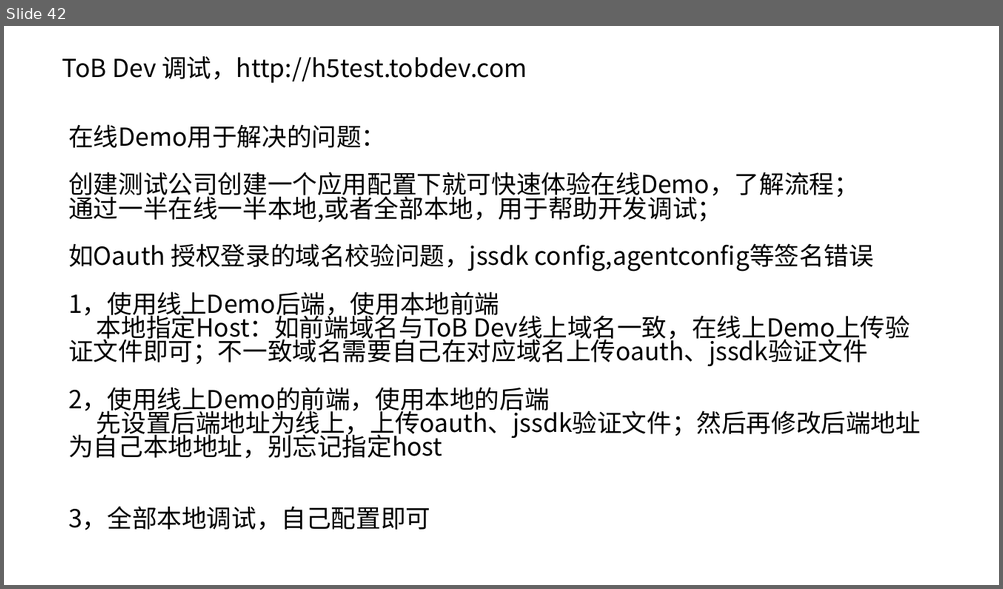
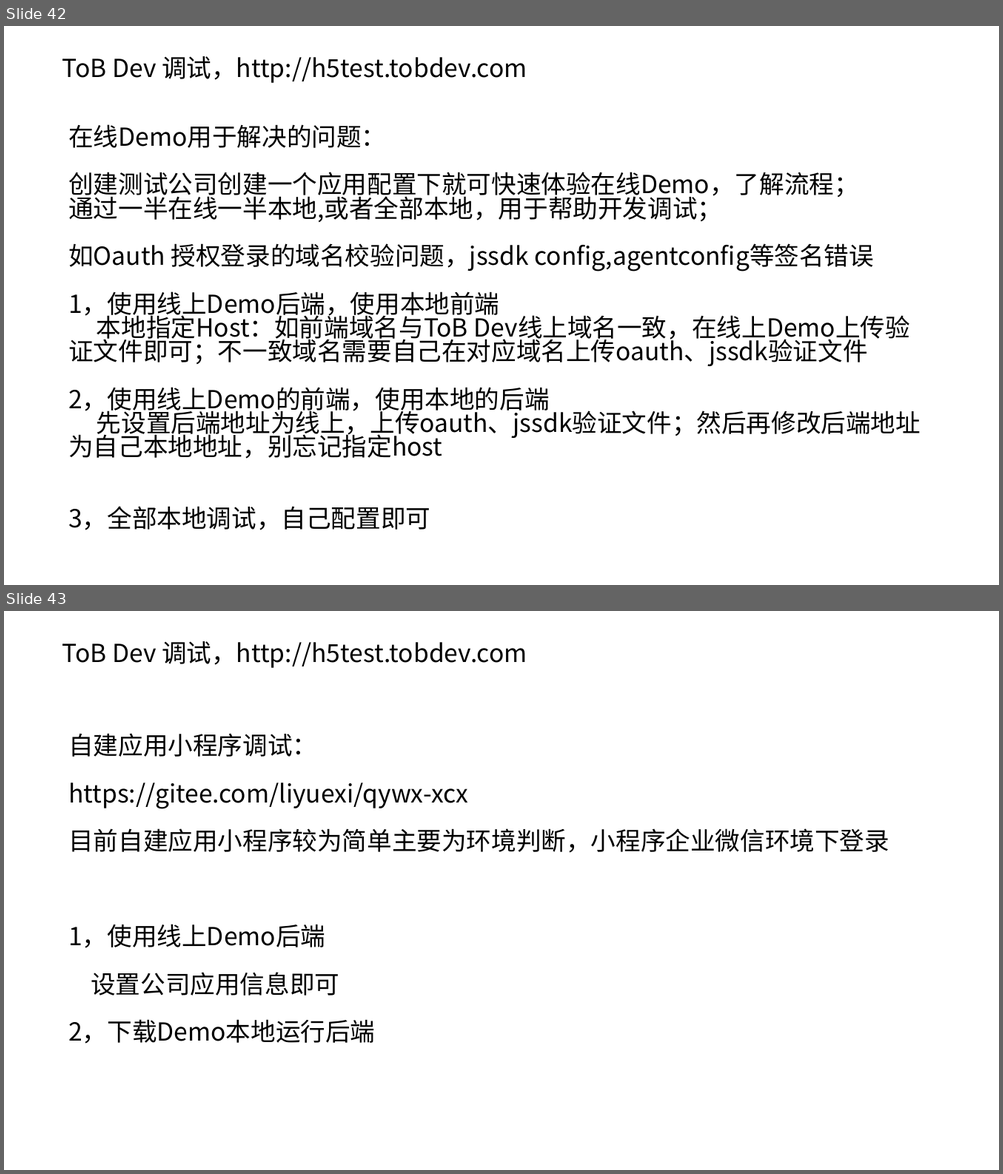
Before and after one commit to liyuexi/qywx-inner-java, a slide deck: 企业微信开发自建内部应用篇.pptx. Shown one above the other, each under a label of ours: slide 42 before the commit, slides 42 and 43 after it. The pictures are 1003x589 and 1003x1174 pixels, drawn with LibreOffice and Linux fonts; fonts in the diff are those of the drawing. Boxes give left, top, right and bottom in pixels: in the first picture for what was removed or moved away, otherwise in the second. Text is boxed around its words. In the diff, an @@ line names an element or a change of style, - is before the commit and + after.

```diff
--- a/企业微信开发自建内部应用篇.pptx
+++ b/企业微信开发自建内部应用篇.pptx
@@ slide 43 added at [4,611,999,1170], background #FFFFFF @@
@@ title added at [62,641,527,668], 24 pt, text #000000 @@
+ToB Dev 调试，http://h5test.tobdev.com
@@ text added at [68,733,889,1044], 24 pt, text #000000 @@
+自建应用小程序调试：
+https://gitee.com/liyuexi/qywx-xcx
+目前自建应用小程序较为简单主要为环境判断，小程序企业微信环境下登录
+1，使用线上Demo后端
+设置公司应用信息即可
+2，下载Demo本地运行后端
```
Also in this commit, not shown: 1 other file.
